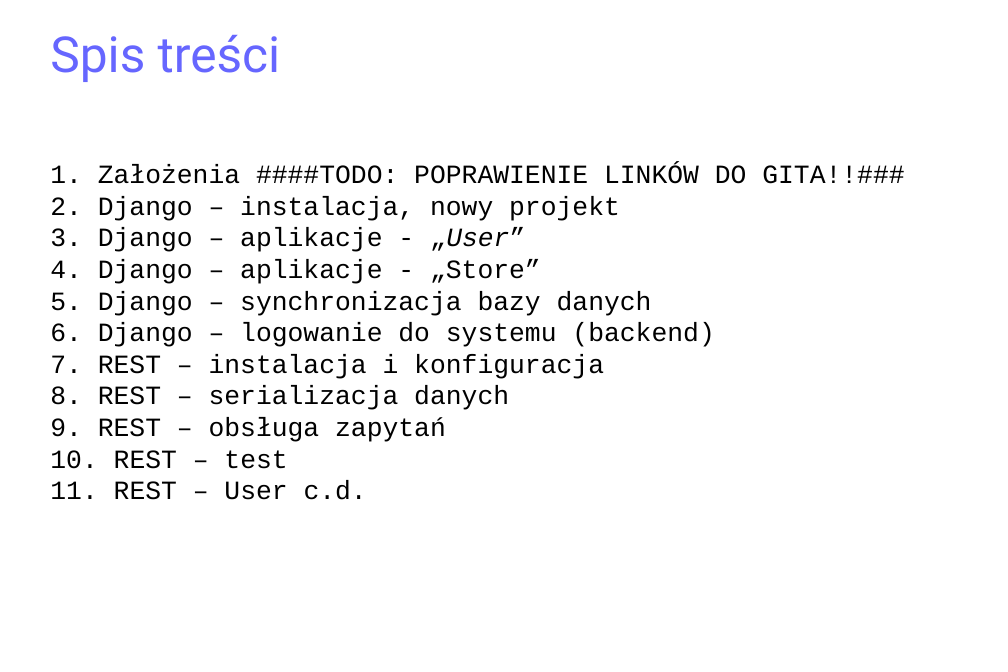
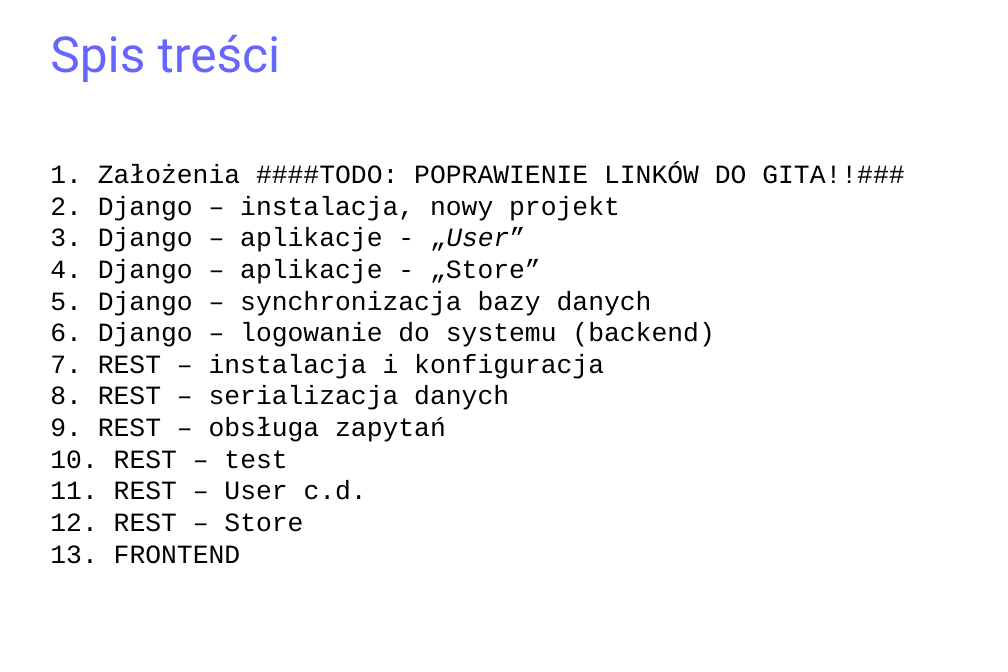
Before and after one commit to matulik/reinyzagam, a slide deck: slide 2 of Docs/presentation.odp. Drawn at 1008x672 pixels with LibreOffice and Linux fonts; fonts in the diff are those of the drawing. Boxes give left, top, right and bottom in pixels: in the first picture for what was removed or moved away, otherwise in the second. Text is boxed around its words. In the diff, an @@ line names an element or a change of style, - is before the commit and + after.

Commit message:
REST DOC updated

```diff
--- a/Docs/presentation.odp
+++ b/Docs/presentation.odp
@@ subtitle at (114, 513, 303, 564): paragraphs added @@
+12. REST – Store
+13. FRONTEND
```
Also in this commit, not shown: 4 other slides changed, 6 slides added, 2 slides removed, 3 other files.
